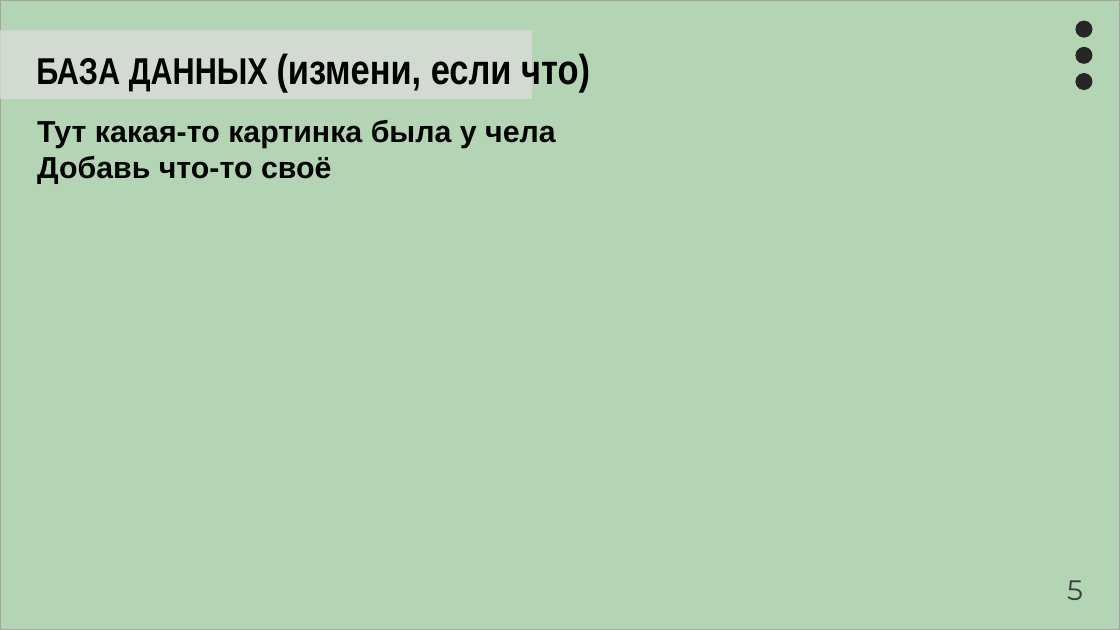
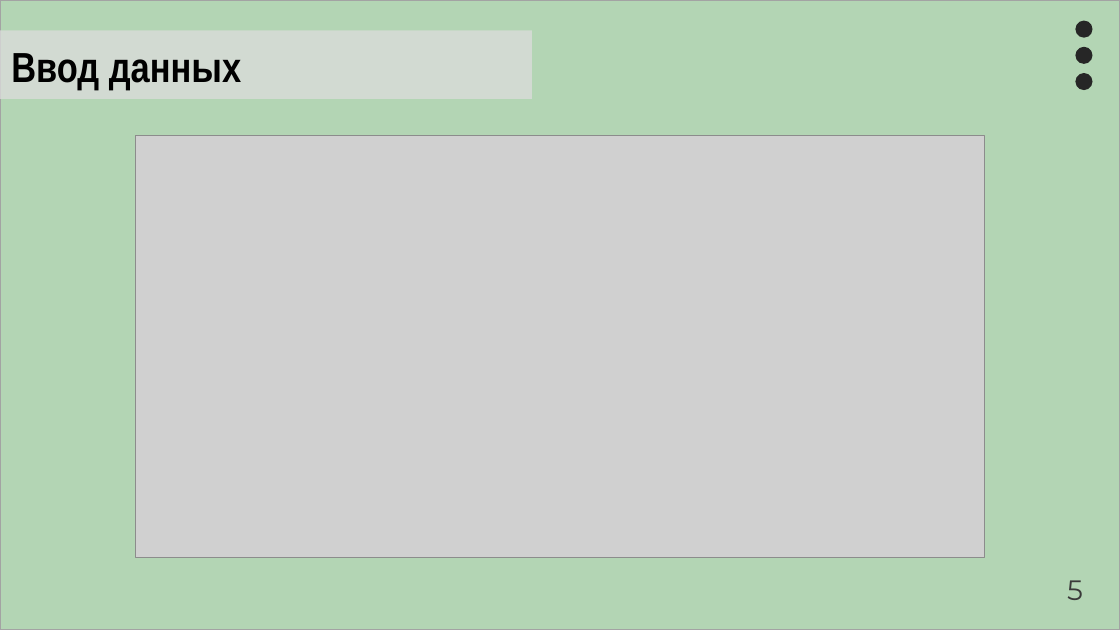
Before and after one commit to Artemor31/Files, a slide deck: slide 5 of Готовые части/Prezentatsia1 (1).pptx. Drawn at 1120x630 pixels with LibreOffice and Linux fonts; fonts in the diff are those of the drawing; grey boxes stand for pictures. Boxes give left, top, right and bottom in pixels: in the first picture for what was removed or moved away, otherwise in the second. Text is boxed around its words. In the diff, an @@ line names an element or a change of style, - is before the commit and + after.

```diff
--- a/Готовые части/Prezentatsia1 (1).pptx
+++ b/Готовые части/Prezentatsia1 (1).pptx
@@ text at (11,53,241,91): text changed @@
-БАЗА ДАННЫХ (измени, если что)
+Ввод данных
@@ text removed at (37,120,556,184) @@
-Тут какая-то картинка была у чела
-Добавь что-то своё
@@ picture added at (136,135,985,558) @@
```
Also in this commit, not shown: 1 other slide changed, 2 slides added, 1 slide removed, 8 other files.
